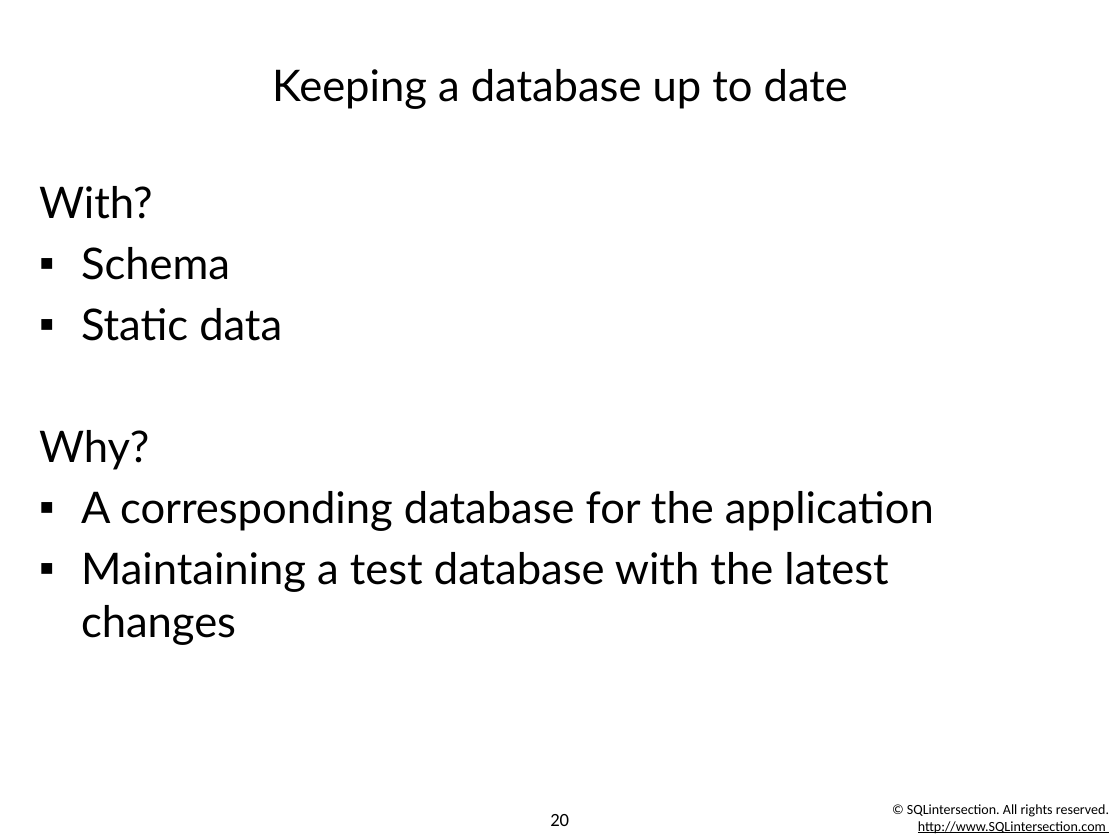
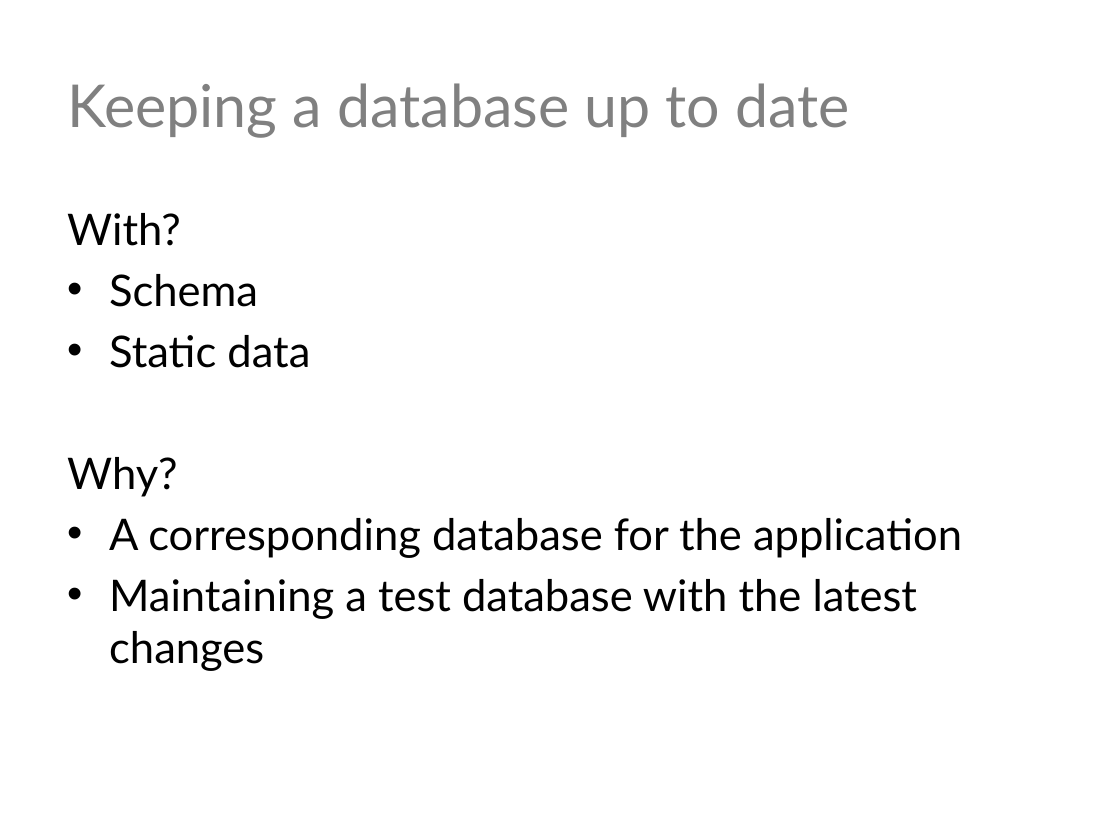
Before and after one commit to way0utwest/CIforDB, a slide deck: slide 20 of CI for Databases.pptx. Drawn at 1120x840 pixels with LibreOffice and Linux fonts; fonts in the diff are those of the drawing; background and template pictures are left out. Boxes give left, top, right and bottom in pixels: in the first picture for what was removed or moved away, otherwise in the second. Text is boxed around its words. In the diff, an @@ line names an element or a change of style, - is before the commit and + after.

```diff
--- a/CI for Databases.pptx
+++ b/CI for Databases.pptx
@@ title "Keeping a database up to ..." at <box>67,83,849,138</box>: size 28 to 38 pt, text colour #000000 to #808080; alignment centre to left @@
@@ text "With?": place and size @@
-text "With?" at <box>39,186,934,645</box>
+text "With?" at <box>67,213,962,671</box>
@@ text at <box>109,274,962,671</box>: bullet ▪ to • @@
@@ text removed at <box>907,804,1109,834</box> @@
-© SQLintersection. All rights reserved.
-http://www.SQLintersection.com
@@ page number removed at <box>550,814,569,826</box> @@
-20
```
Also in this commit, not shown: 33 other slides changed.
